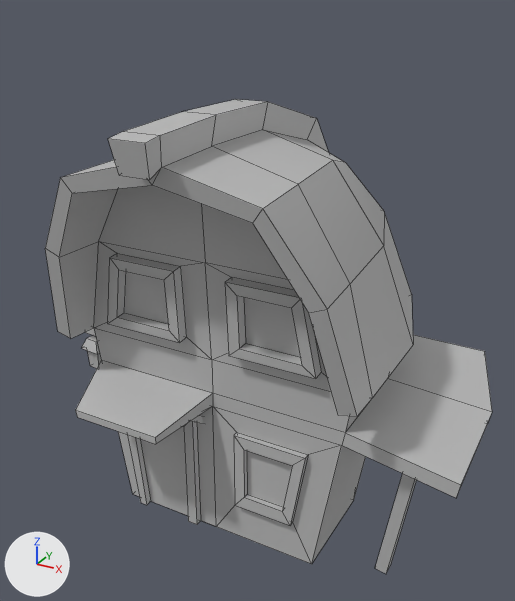
Before and after pictures for a commit that changed the FBX model Assets/Atlantis/Models/Props/dcr_fishing_house_01.fbx.
The view is the same before and after, from a 50 mm camera at (0.0705, -0.1434, 0.122) aimed at (-0.0045, -0.0069, 0.0538). The lights are fixed; the arrows at lower left show +X, +Y and +Z. Mesh edges are drawn as thin lines. Where no turn or scale is listed for an object, it has been applied to the vertices.

In view in the first picture: 'fish_shak1', 'pCube138'.
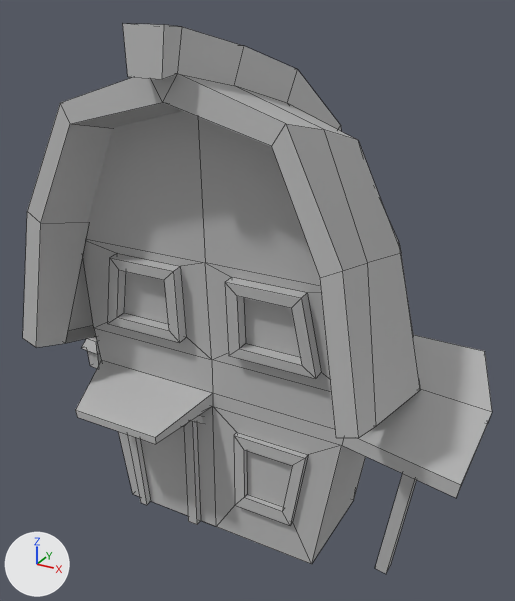
Where the newer file only moved an object's origin or applied its transform, the numbers keep the older frame.

Edits to the bpy script that builds the scene:
```text
Change me_mesh_006:
    used by ob_fish_shak1; location = (-0.0053, 0.0001, 0.0)
    remove me_mesh_006.from_pydata(...)  # 172 vertices, 168 faces; spans x -0.0372..0.0562, y -0.0503..0.0416, z 0.0..0.1003
    add me_mesh_006.from_pydata(...)  # 113 vertices, 103 faces; spans x -0.0337..0.0562, y -0.042..0.0326, z 0.0..0.1042
    me_mesh_006 part 1
    64 vertices are removed from x -0.0372..0.0372, y -0.0503..0.0416, z 0.0475..0.1003
    71 faces are deleted
    5 vertices are added at (-0.0337, -0.0279, 0.0701), (-0.0226, -0.0289, 0.0984), (0.0, -0.029, 0.1042), (0.0226, -0.0289, 0.0984), (0.0337, -0.0279, 0.0701)
    6 new faces join them
Add me_mesh_007_1:
    me_mesh_007_1.from_pydata(...)  # 71 vertices, 65 faces; spans x -0.0405..0.0405, y -0.0449..0.0451, z -0.0443..0.0453
    me_mesh_007_1.materials.append(mat_lambert1)  # grey #bcbcbc
Add ob_polysurface1:
    ob_polysurface1 = bpy.data.objects.new('polySurface1', me_mesh_007_1)
    ob_polysurface1.location = (-0.0053, 0.0006, 0.0713)
```

Where the change shows, as pixel boxes [x1, y1, x2, y2] in the pictures (515 x 601 px):
'fish_shak1', reshaped (7% narrower)
    before: [45, 99, 492, 564]
    after: [75, 111, 492, 564]
'polySurface1', added
    after: [23, 24, 420, 438]
part 1 of me_mesh_006, cut back
    before: [45, 99, 413, 416]
    after: [83, 111, 330, 379]
